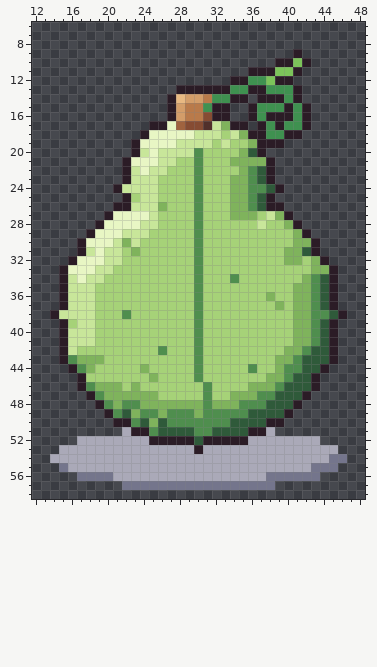
Two states of a pixel-art file, aseprite-source/v3/items/final/ph/chayote.aseprite. The first picture shows the starting point.
64x64 pixels, 1 frame. Colours within 5 levels of each other are drawn and written as one. Shown: x 12..48, y 6..58.
Now the later version:
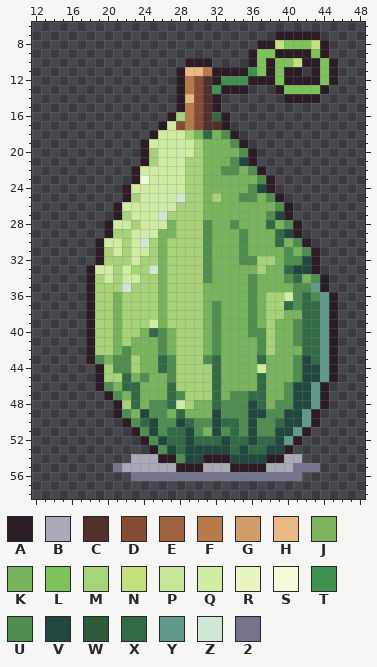
Palette (. is transparent): A #2b1c26  B #aaa9b8  C #51302b  D #864c33  E #a0633f  F #b97a4a  G #d39d69  H #e8b982  J #7fb35c  K #77b45c  L #7cc35a  M #a6d278  N #c4e07a  P #c8e69a  Q #d0eca2  R #e8f6c4  S #f2fbd8  T #3f9150  U #4f8e4e  V #21483e  W #2f5a3a  X #336a46  Y #5f9a8a  Z #cfe8d6  2 #74758c
What changed:
Changed rows in their new state; - is an unchanged pixel.
first column x 14:
 7 -------------------------AAAAA---
 8 -----------------------AANLLLNA--
 9 ----------------------ALLAA-ALA--
10 ---------------AAA----ALALLN-ALA-
11 --------------AHHFAAAATL--A--ALA-
12 --------------AFDCATTTAAAL-AAALA-
13 ---------------FDCT-AA...ALLLLA--
14 -------------.AHDCA...-...A-AA---
15 -------------.A-DC-.--.......----
16 --------------M-DCX---.......----
17 -----------.-QDF--CA..-......----
18 ----------.AQQQMKXKUA.......-----
19 ---------.AQQQQQMKKKUA....-------
20 ---------.AMQQQQMKKKKUA.---------
21 --------..AMQQQ-MKKKUVA..--------
22 --------.AQQQQQ-MKKUUK-A.--------
23 --------.ASQQQQ-MKKKKKKU---------
24 -------.AQQQQQQ-MKKKKK-VA.-------
25 ----------QQQQZ-MK-KKU-KUA-------
26 --------QQQQQQ--MKKKKKKKKUA------
27 ------.AMQQQZ---MKKKKKKKUV-------
28 -----.AQQMQQQK--MUKKUKKKXKU------
29 ----..AMMQQQKK--MUKKKUKKKXVA.----
30 ---..AQQMQZ-K---MUKKKUKKKXKUA.---
31 ---..AMQ-QQ-K---MUKKKUKKKKUKU----
32 --...AMM-Q--K---MUKKKUU--KUUVA.--
33 -...AQQ-Q--ZK---MUKKKKK-KKXVVA..-
34 -...AMQ-QQ--K---MUKKKKUKKKUXK-A.-
35 -...A---Z---K---MKKKKKUKKKKUUYA.-
36 -...A--K----K---MKKKKKUKM-QUX-Y--
37 -...A--K----K---MKUKKKUK-MXUXXY--
38 ....A--KM---K---MKUKKKUK--KKXXYA.
39 -...A--K---QK---MKUKKKUK-KKUXXY--
40 -...A--K--KXUK--MKUKKKUU-KKUXXY--
41 -...A--K-KKKUK--MKUKKKKU-KKUXXY--
42 -...A--KUKKK-K--MKUKKKKU-KKKXXY--
43 -...AUKUU-KKXU--MUXKKKKXKKK-VXY--
44 --...A-UU-KKXU--M-XKKKKQKKK-VVYA-
45 ---..A--XKUKKU--M-XKKKKXKKKUVVYA-
46 ---..AUKXXKKKX---MXKKKKXKKUVVYA--
47 ----..AUKXKKKXU--MXKUUXXKKUVVYA--
48 -----..AMXKUUXQMKKXUU-VXKUUVVYA--
49 ------.AUKV-UKXKKKV---VVUUVVYA---
50 -------.--XVU-VX--VXXUVUUXVVYA---
51 --------.-UVUXXV-KVUXUVUUVVYA----
52 ---.......AUVXXVXXXVXXVXXVYA..---
53 -..........AUVXVVVVVXVXXVVA.....-
54 .........---AAUVVAAAVVVVAA--.....
55 -......2------AAA---AAAA---22-..-
56 ---......222222222222222----..---
57 --------.................--------
Changed places in both pictures, as pixel boxes (x1, y1, x2, y2):
changed: (50, 31, 347, 490)
